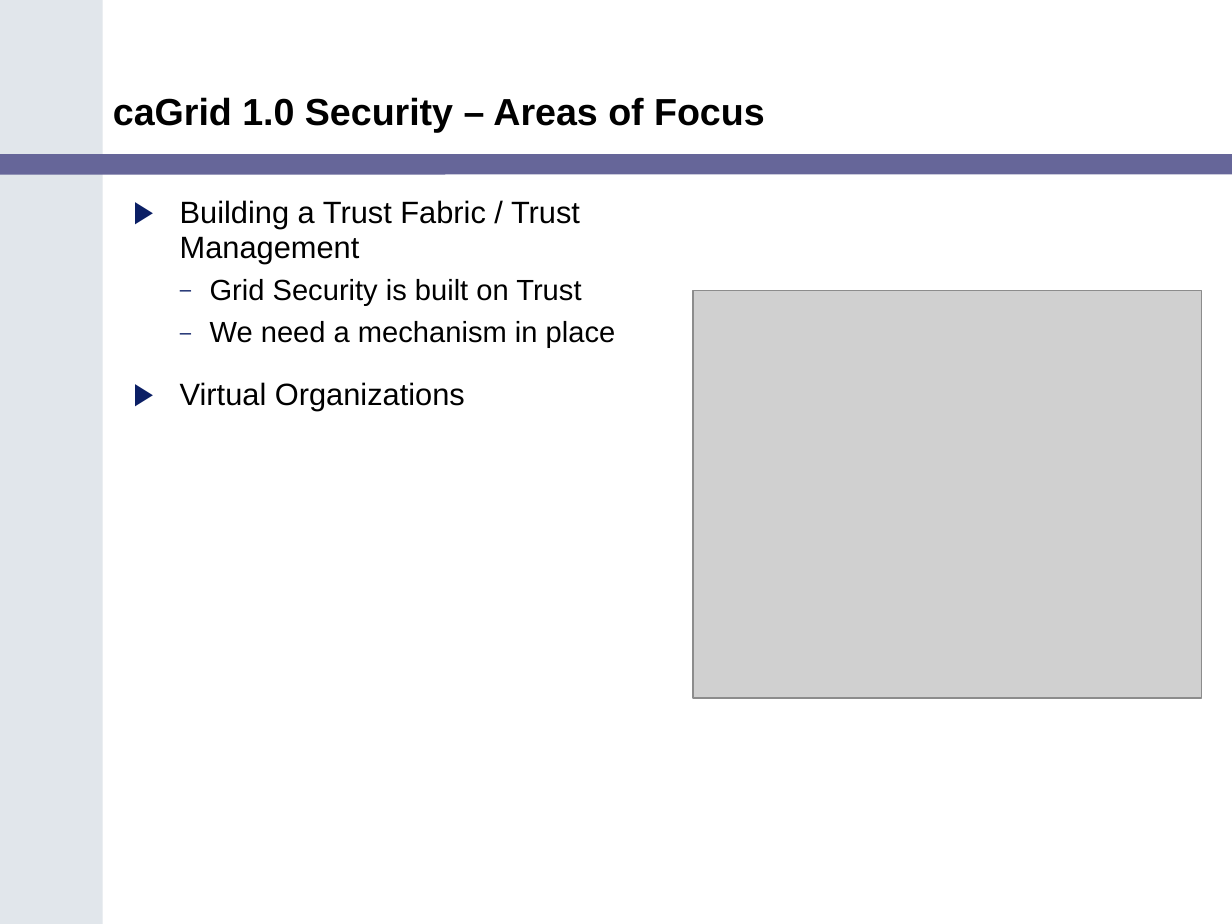
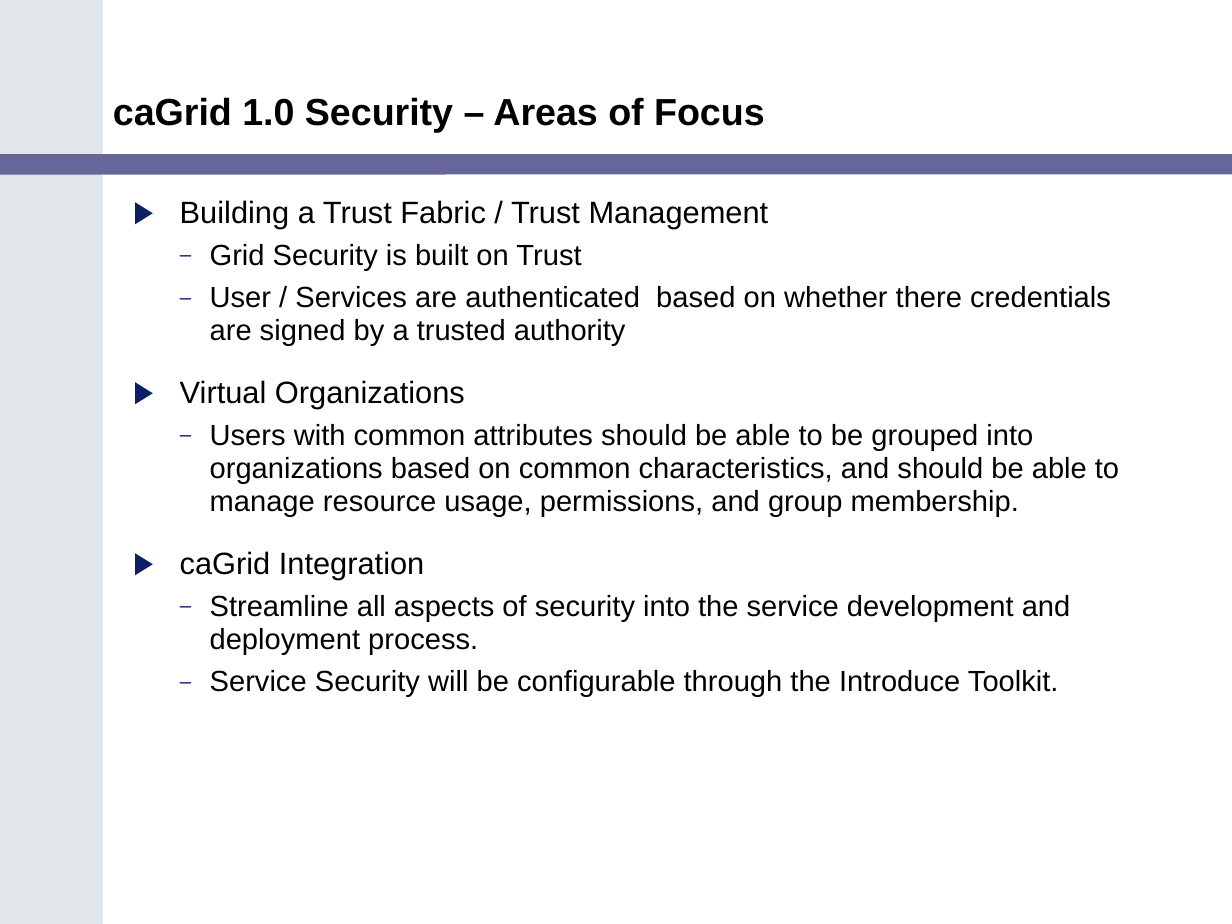
Before and after one commit to NCIP/cagrid-portal, a slide deck: slide 16 of cagrid-1-0/Documentation/presentations/200602_VCDE_ARCH/caGrid_Update_Arch_VCDE_Feb1.ppt. Drawn at 1232x924 pixels with LibreOffice and Linux fonts; fonts in the diff are those of the drawing; grey boxes stand for pictures; background and template pictures are left out. Boxes give left, top, right and bottom in pixels: in the first picture for what was removed or moved away, otherwise in the second. Text is boxed around its words. In the diff, an @@ line names an element or a change of style, - is before the commit and + after.

```diff
--- a/cagrid-1-0/Documentation/presentations/200602_VCDE_ARCH/caGrid_Update_Arch_VCDE_Feb1.ppt
+++ b/cagrid-1-0/Documentation/presentations/200602_VCDE_ARCH/caGrid_Update_Arch_VCDE_Feb1.ppt
@@ text at [210,286,1111,346]: text changed @@
-  – We need a mechanism in place
+  – User / Services are authenticated based on whether there credentials are signed by a trusted authority
@@ picture removed at [694,291,1201,699] @@
@@ text at [180,424,1119,697]: paragraphs added @@
+  – Users with common attributes should be able to be grouped into organizations based on common characteristics, and should be able to manage resource usage, permissions, and group membership.
+▶ caGrid Integration
+  – Streamline all aspects of security into the service development and deployment process.
+  – Service Security will be configurable through the Introduce Toolkit.
```
Also in this commit, not shown: 5 slides added.
